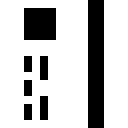
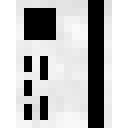
Layered file, before and after one edit (w=128, h=128). Changes by layer:
showed "Layer1", painted on it over [16, 0, 112, 128]
